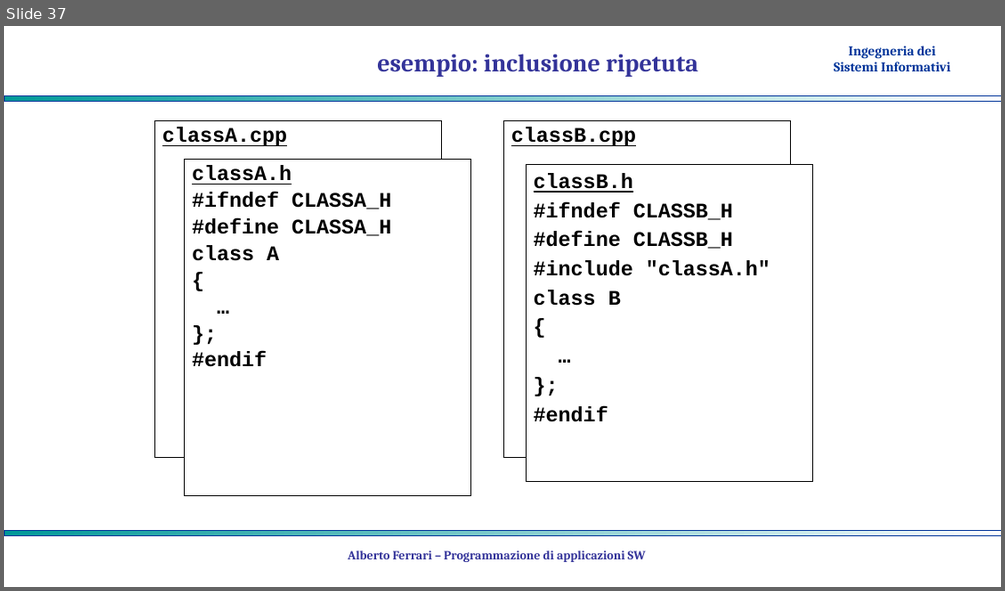
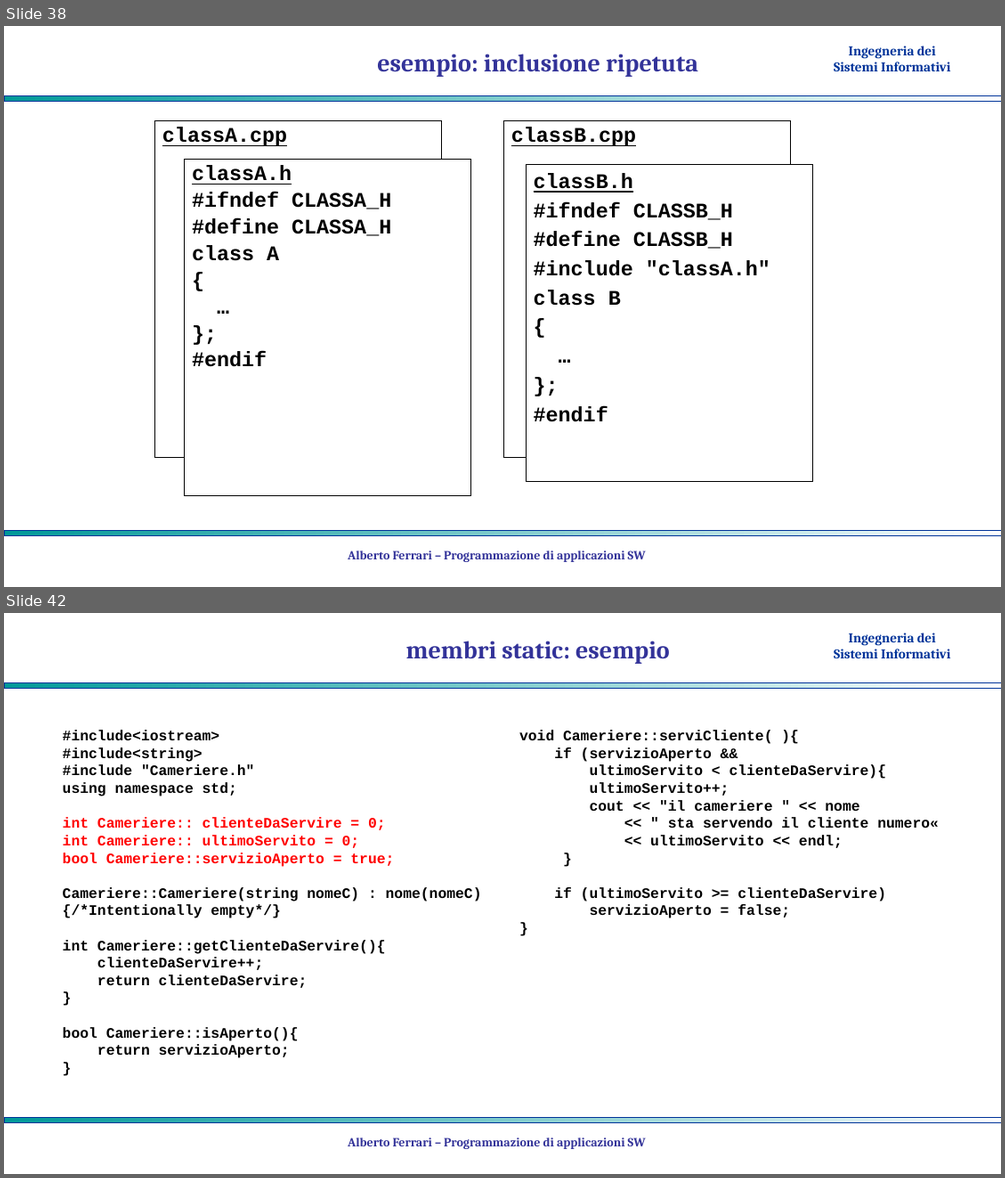
Before and after one commit to albertoferrari/pasw, a slide deck: lezioni/PASW04 - object oriented programming.pptx. Shown one above the other, each under a label of ours: slide 37 before the commit, slides 38 and 42 after it; the slides between them are not shown. The pictures are 1005x591 and 1005x1178 pixels, drawn with LibreOffice and Linux fonts; fonts in the diff are those of the drawing; background and template pictures are left out. Boxes give left, top, right and bottom in pixels: in the first picture for what was removed or moved away, otherwise in the second. Text is boxed around its words. In the diff, an @@ line names an element or a change of style, - is before the commit and + after.

```diff
--- a/lezioni/PASW04 - object oriented programming.pptx
+++ b/lezioni/PASW04 - object oriented programming.pptx
@@ slide 42 added at box(4, 613, 1001, 1174), background #FFFFFF; not listed: 3 template elements that a slide beside it also shows @@
@@ title added at box(406, 641, 670, 664), 24 pt, text #333399, bold @@
+membri static: esempio
@@ text added at box(63, 730, 482, 1058), 14 pt, text #000000, bold @@
+#include<iostream>
+#include<string>
+#include "Cameriere.h"
+using namespace std;
+int Cameriere:: clienteDaServire = 0;
+int Cameriere:: ultimoServito = 0;
+bool Cameriere::servizioAperto = true;
+Cameriere::Cameriere(string nomeC) : nome(nomeC)
+{/*Intentionally empty*/}
+int Cameriere::getClienteDaServire(){
+clienteDaServire++;
+return clienteDaServire;
+}
+bool Cameriere::isAperto(){
+return servizioAperto;
+}
@@ text added at box(519, 730, 938, 918), 14 pt, text #000000, bold @@
+void Cameriere::serviCliente( ){
+if (servizioAperto &&
+ultimoServito < clienteDaServire){
+ultimoServito++;
+cout << "il cameriere " << nome
+<< " sta servendo il cliente numero«
+<< ultimoServito << endl;
+}
+if (ultimoServito >= clienteDaServire)
+servizioAperto = false;
+}
@@ text added at box(348, 1137, 646, 1149), 12 pt, text #333399, bold @@
+Alberto Ferrari – Programmazione di applicazioni SW
@@ what was slide 37 is now slide 38 @@
```
Also in this commit, not shown: 1 slide changed, 4 other slides added, 1 other file.
